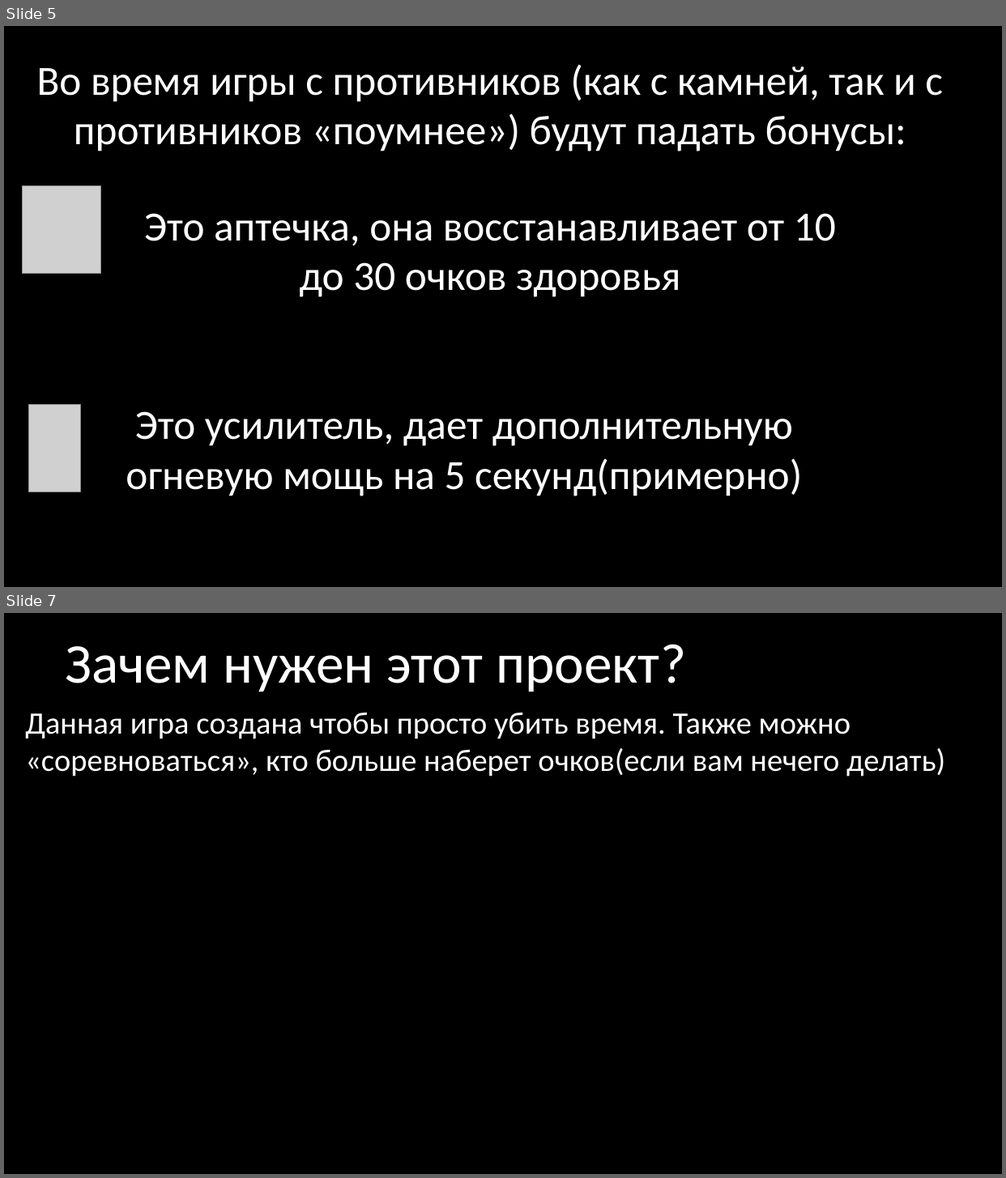
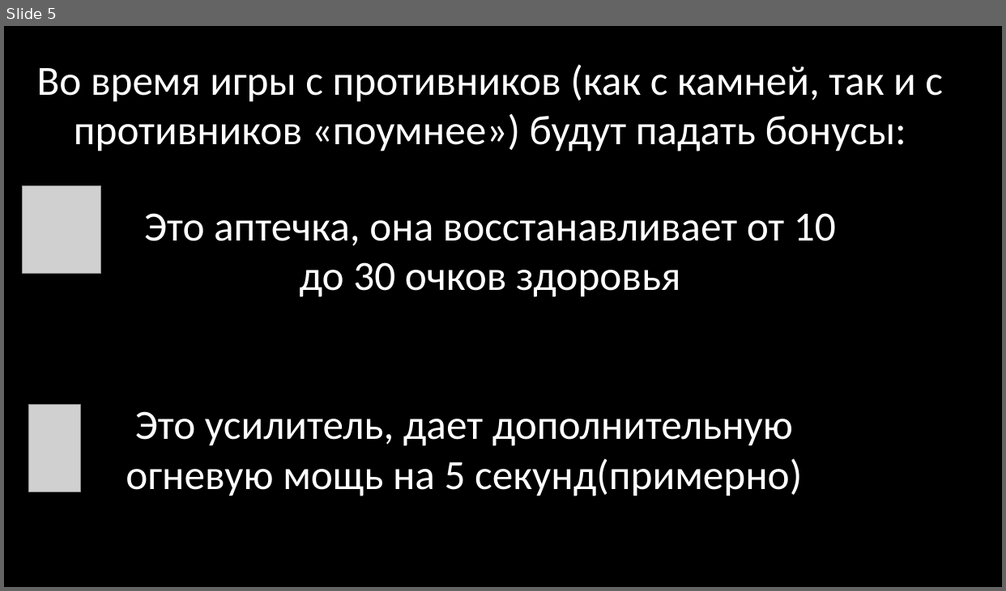
Before and after one commit to Rblba20/project_Yandex, a slide deck: Star Fighter.pptx. Shown one above the other, each under a label of ours: slides 5 and 7 before the commit, slide 5 after it; the slides between them are not shown. The pictures are 1006x1178 and 1006x591 pixels, drawn with LibreOffice and Linux fonts; fonts in the diff are those of the drawing; grey boxes stand for pictures. Boxes give left, top, right and bottom in pixels: in the first picture for what was removed or moved away, otherwise in the second. Text is boxed around its words. In the diff, an @@ line names an element or a change of style, - is before the commit and + after.

```diff
--- a/Star Fighter.pptx
+++ b/Star Fighter.pptx
@@ slide 7 removed at (x1=4, y1=613, x2=1002, y2=1174), background #000000 @@
@@ text removed at (x1=65, y1=644, x2=686, y2=692) @@
-Зачем нужен этот проект?
@@ text removed at (x1=25, y1=713, x2=945, y2=777) @@
-Данная игра создана чтобы просто убить время. Также можно «соревноваться», кто больше наберет очков(если вам нечего делать)
```
Also in this commit, not shown: 4 slides changed, 4 slides added, 1 other slide removed, 2 other files.
